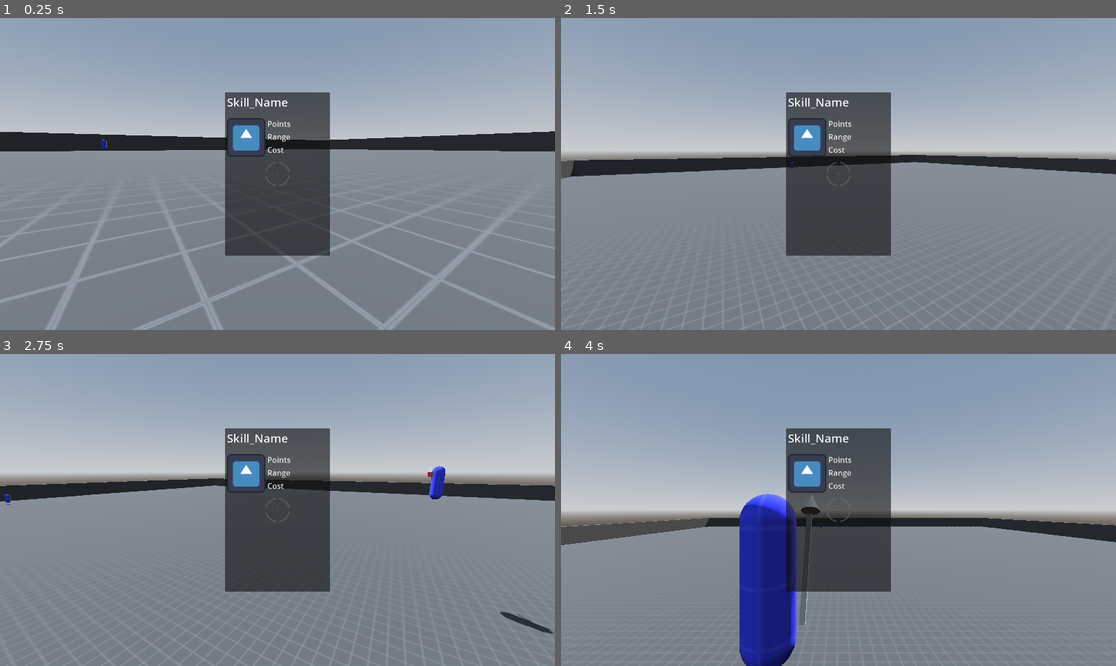
Above: before the commit, frames 1-4 (two rows, left to right).
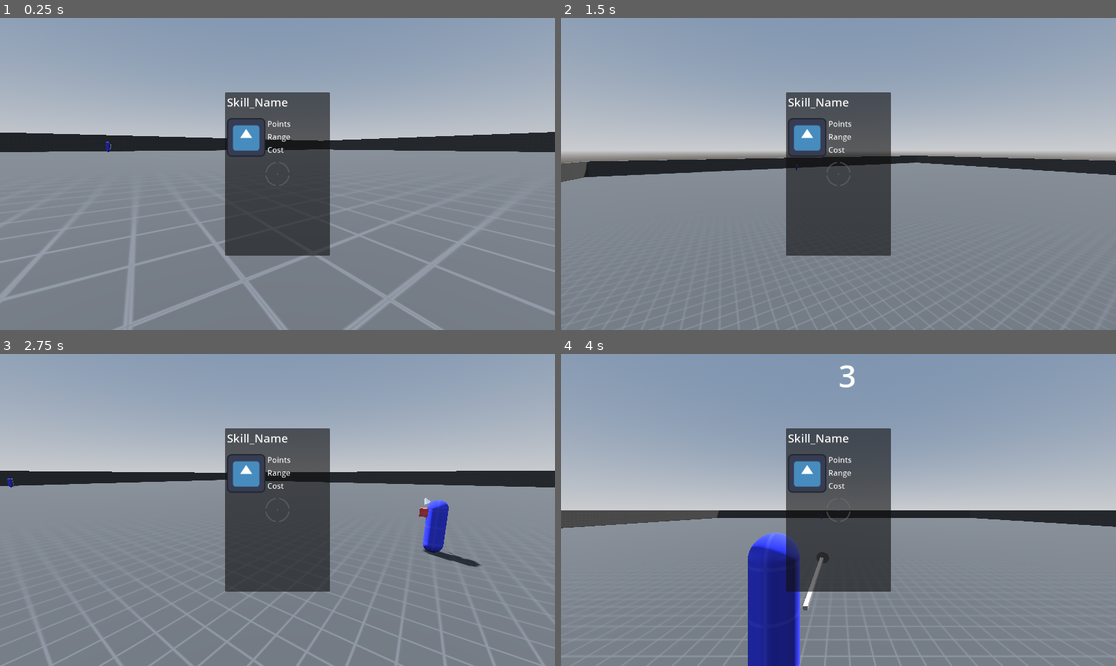
Above: after the commit, the same moments.

Repository: dragontail1616/MT-Battle_turn
Game: Godot game, scene res://Scenes/Systems/GameManager/game_manager.tscn
Two runs of this game, one before a commit and one after it. Both use one fixed random seed, a clock stepped at 60 frames per second and the inputs below. The engine's default icon, where the game draws it, is replaced by a stand-in: a white triangle on a blue panel in a dark square.
Inputs (mouse positions are in pixels of both pictures, inside the frame that each line leads up to):
- Up to frame 1 (0.25 s): no input
- Up to frame 2 (1.5 s): tap Enter (ui_accept) at 0.5 s; move the mouse to (866, 174) at 0.52 s; hold D (right_move) 0.53-1.28 s; hold E (interact) 0.53-1.28 s; tap W (front_move) at 0.6 s; click (866, 174) at 0.67 s; tap Space (jump) at 0.77, 1.07 s; move the mouse to (810, 174) at 1.27 s; hold S (back_move) from 1.28 s (still down); tap E (interact) at 1.35 s; click (810, 174) at 1.42 s
- Up to frame 3 (2.75 s): tap Space (jump) at 1.52, 1.82 s; tap Shift (sprint) at 1.55 s; move the mouse to (288, 503) at 2.02 s; release S (back_move) at 2.03 s; hold D (right_move) from 2.03 s (still down); hold Shift (sprint) from 2.03 s (still down); click (288, 503) at 2.17 s; tap Mouse wheel up (zoom_in) at 2.3 s
- Up to frame 4 (4 s): move the mouse to (832, 516) at 2.77 s; release Shift (sprint) at 2.78 s; tap Mouse wheel up (zoom_in) at 2.85 s; click (832, 516) at 2.92 s; tap Space (jump) at 3.02, 3.32, 3.77, 3.8 s; tap Mouse wheel down (zoom_out) at 3.05 s; move the mouse to (877, 513) at 3.52 s; release D (right_move) at 3.53 s; hold A (left_move) from 3.53 s (still down); hold Mouse wheel down (zoom_out) from 3.53 s (still down); click (877, 513) at 3.67 s

The runs differ from the first frame. In frame 1, 5.0% of the frame differs, in the area x 0-100%, y 36-100%; in frame 2, 0.8%; in frame 3, 8.3%; in frame 4, 9.4%, in the area x 0-100%, y 3-100%.
Error before the commit: Invalid access to property or key 'input_controller' on a base object of type 'CharacterBody3D (Character)'. (res://Scripts/StateMachine/States/movement_state.…

Commit message:
correccion de errores character

Diff:
--- a/Scenes/Mods/Character/ai_controller.gd
+++ b/Scenes/Mods/Character/ai_controller.gd
@@ -6,9 +6,7 @@
 @export var reaction_time: float = 1.2
 @export var error_angle: float = 5.0
 
-var i_frame: InputFrame
-
-func get_input_frame(event: InputEvent = null) -> InputFrame:
-	i_frame = InputFrame.new()
+func get_input_frame(_event: InputEvent = null) -> InputFrame:
+	var i_frame: InputFrame = InputFrame.new()
 
 	return i_frame
--- a/Scenes/Mods/Character/character.gd
+++ b/Scenes/Mods/Character/character.gd
@@ -1,44 +1,78 @@
 class_name Character
 extends CharacterBody3D
 
-signal character_active_changed(active: bool)
+signal character_actived()
+signal character_desactived()
 
 @export var skin: Node3D
 @export var animation: AnimationPlayer
-@export var status_effect_controller: StatusEffectController
+@export var camera_controller: CameraController
+@export var nav_agent: NavigationAgent3D
+
 
 var factor_speed: float = 1.0
 var factor_friction: float = 1.0
 var factor_jump_force: float = 1.0
 var factor_fall: float = 1.0
+var direction: Vector3 = Vector3.ZERO
+var input_controller: InputController
+var i_frame: InputFrame
+
+var team_name: String = ""
+var control_type: Constants.ControlType = Constants.ControlType.PLAYER
+
+var find_criteria: Callable = sort_by_short_distance
 
 var character_active: bool = false:
 	set(value):
+		await get_tree().physics_frame
+		Global.debug.add_debug_property(name + "active", value, 1)
+		if value:
+			character_actived.emit()
+		else:
+			character_desactived.emit()
+			velocity.x = 0.0
+			velocity.z = 0.0
 		character_active = value
-		character_active_changed.emit(value)
+
 
 func _ready() -> void:
-	pass
+	character_active = false
+	# esto lo define el game_manager en un futuro
+	if control_type == Constants.ControlType.PLAYER:
+		input_controller = PlayerController.new()
+	else:
+		input_controller = AIController.new()
+	input_controller.target = self
+	add_child(input_controller)
+
 	#animation.animation_started.connect(func(ani_name): print(ani_name))
 
 #func _input(event: InputEvent) -> void:
 	#if event.is_action_pressed("interact"):
 		#status_effect_controller.apply_status_effects(PropelledStatus.new(10))
 
-func contro_jump(jump_force: float, delta) -> void:
-	velocity.y = jump_force * delta * factor_jump_force
+func control_jump(jump_force: float, delta) -> void:
+	if is_on_floor():
+		velocity.y = jump_force * delta * factor_jump_force
 
 func control_gravity(delta: float) -> void:
-	var current_factor: float = 1.0 if not Input.is_action_pressed("jump") else factor_fall
+	i_frame = input_controller.get_input_frame()
+	var current_factor: float = 1.0 if i_frame.falling else factor_fall
+	##if not character_active or control_type == Constants.ControlType.NONE:
+		#current_factor = 1.0 if not Input.is_action_pressed("jump") else factor_fall
 	if not is_on_floor():
 		velocity += get_gravity() * delta * current_factor
 
 func control_direction(speed: float, acceleration: float, desacceleration: float, delta: float) -> void:
+	if not character_active or control_type == Constants.ControlType.NONE:
+		return
 
-	var input_dir : = Input.get_vector("left_move", "right_move", "front_move", "back_move")
-	var direction : = (transform.basis * Vector3(input_dir.x, 0, input_dir.y)).normalized()
+	i_frame = input_controller.get_input_frame()
+	var input_dir: Vector2 = i_frame.direction
+	direction = (transform.basis * Vector3(input_dir.x, 0, input_dir.y)).normalized()
 
-	if direction and character_active:
+	if direction:
 		velocity.x = move_toward(velocity.x, direction.x * speed * factor_speed, acceleration * delta * factor_friction)
 		velocity.z = move_toward(velocity.z, direction.z * speed * factor_speed, acceleration * delta * factor_friction)
 	else:
@@ -48,6 +82,16 @@
 func control_movement() -> void:
 	move_and_slide()
 
-func disable_character() -> void:
-	if character_active:
-		character_active = false
+func find_next_enemy(sort_type: Callable) -> Character:
+	var char_list: Array[Node] = get_tree().get_nodes_in_group("character")
+	var enemies: Array[Character] = []
+	for c in char_list:
+		# se queda comentada el if del equipo  'or c.team_name == self.team_name'
+		if c == self:
+			continue
+		enemies.append(c)
+	enemies.sort_custom(sort_type)
+	return enemies.front() if not enemies.is_empty() else null
+
+func sort_by_short_distance(a, b) -> bool:
+	return global_position.distance_to(a.global_position) < global_position.distance_to(b.global_position)
--- a/Scenes/Mods/Character/character.tscn
+++ b/Scenes/Mods/Character/character.tscn
@@ -10,14 +10,14 @@
 [ext_resource type="Script" uid="uid://c8854cgn6dvft" path="res://addons/shaker/data/Vector3/ShakerPreset3D.gd" id="8_0j2t0"]
 [ext_resource type="Script" uid="uid://u4aan3agipj6" path="res://Scripts/Skills/skill_controller.gd" id="9_dr75e"]
 [ext_resource type="PackedScene" uid="uid://c3nx52yqmptvn" path="res://Scenes/Skill/Projectiles/stone_cannon.tscn" id="10_ivern"]
-[ext_resource type="Script" uid="uid://tjy8xf3m8n5h" path="res://Scripts/State_Machine/state_machine.gd" id="13_8c0aa"]
+[ext_resource type="Script" uid="uid://tjy8xf3m8n5h" path="res://Scripts/StateMachine/state_machine.gd" id="13_8c0aa"]
 [ext_resource type="Script" uid="uid://cqbh8xw5lueys" path="res://Scripts/Health/health_component.gd" id="13_kevck"]
-[ext_resource type="Script" uid="uid://c75hpqnmqqf6k" path="res://Scripts/State_Machine/States/idle_state.gd" id="14_53fyd"]
+[ext_resource type="Script" uid="uid://c75hpqnmqqf6k" path="res://Scripts/StateMachine/States/idle_state.gd" id="14_53fyd"]
 [ext_resource type="Script" uid="uid://siruccj8c8ee" path="res://Scripts/Status/status_effect_controller.gd" id="14_ivern"]
-[ext_resource type="Script" uid="uid://dk1mwy2t87563" path="res://Scripts/State_Machine/States/move_state.gd" id="15_r6v7k"]
-[ext_resource type="Script" uid="uid://ciqenq13e5s40" path="res://Scripts/State_Machine/States/run_state.gd" id="16_ldtkp"]
-[ext_resource type="Script" uid="uid://cf02b07c4xawq" path="res://Scripts/State_Machine/States/jump_state.gd" id="17_htmji"]
-[ext_resource type="Script" uid="uid://crq1dpy73kffu" path="res://Scripts/State_Machine/States/fall_state.gd" id="18_mcdxo"]
+[ext_resource type="Script" uid="uid://dk1mwy2t87563" path="res://Scripts/StateMachine/States/run_state.gd" id="15_r6v7k"]
+[ext_resource type="Script" uid="uid://ciqenq13e5s40" path="res://Scripts/StateMachine/States/sprint_state.gd" id="16_ldtkp"]
+[ext_resource type="Script" uid="uid://cf02b07c4xawq" path="res://Scripts/StateMachine/States/jump_state.gd" id="17_htmji"]
+[ext_resource type="Script" uid="uid://crq1dpy73kffu" path="res://Scripts/StateMachine/States/fall_state.gd" id="18_mcdxo"]
 [ext_resource type="Script" uid="uid://ch6bersmjcaf1" path="res://Scripts/Health/hurt_box.gd" id="20_44t5a"]
 
 [sub_resource type="CapsuleShape3D" id="CapsuleShape3D_wbs0u"]
@@ -313,7 +313,7 @@
 script = ExtResource("13_kevck")
 metadata/_custom_type_script = "uid://cqbh8xw5lueys"
 
-[node name="StatusEffectController" type="Node" parent="." node_paths=PackedStringArray("target")]
+[node name="StatusController" type="Node" parent="." node_paths=PackedStringArray("target")]
 script = ExtResource("14_ivern")
 target = NodePath("..")
 metadata/_custom_type_script = "uid://siruccj8c8ee"
--- /dev/null
+++ b/Scenes/Mods/Character/input_controller.gd
@@ -0,0 +1,6 @@
+@abstract class_name InputController
+extends Node
+
+var target: Character
+
+@abstract func get_input_frame(event: InputEvent = null) -> InputFrame
--- /dev/null
+++ b/Scenes/Mods/Character/player_controller.gd
@@ -0,0 +1,26 @@
+class_name PlayerController
+extends InputController
+
+func get_input_frame(event: InputEvent = null) -> InputFrame:
+	var i_frame: InputFrame = InputFrame.new()
+	if not target.character_active:
+		return i_frame
+
+	i_frame.direction = Input.get_vector("left_move", "right_move", "front_move", "back_move")
+	i_frame.jump = Input.is_action_pressed("jump")
+	i_frame.sprint = Input.is_action_pressed("sprint")
+	i_frame.channeling = Input.is_action_pressed("skill")
+
+	if event:
+		i_frame.inventory = event.is_action_pressed("inventory")
+		i_frame.interact = event.is_action_pressed("interact")
+		i_frame.zoom_out = event.is_action_pressed("zoom_out")
+		i_frame.falling = not event.is_action_pressed("jump")
+		i_frame.zoom_in = event.is_action_pressed("zoom_in")
+		i_frame.power = event.is_action_released("skill")
+		i_frame.pause = event.is_action_pressed("pause")
+
+		if event is InputEventMouseMotion:
+			i_frame.mouse_move = event.relative
+
+	return i_frame
--- a/Scenes/Systems/GameManager/game_manager.gd
+++ b/Scenes/Systems/GameManager/game_manager.gd
@@ -107,8 +107,8 @@
 	if tween_interval:
 		tween_interval.kill()
 	tween_interval = create_tween()
-	var shot_amount = Utils.random_int(3, 5)
-	for _i in range(1):
+	var camera_shot_amount = Utils.random_int(1, 1)
+	for _i in range(camera_shot_amount):
 		var ran_dur = Utils.random_float(1.8, 2.2)
 		var ran_int = Utils.random_float(1.6, 2.0)
 		var spawn_pos: Vector3 = spawn_list.pick_random().global_position + Vector3.UP * 6
@@ -147,3 +147,4 @@
 
 func _on_turn_ended(character: Character, no_turn: int, team_name: String) -> void:
 	prints("Character", character.name, "form team", team_name, "end the turn", no_turn)
+	character.character_active = false
--- a/Scripts/Camera/camera_controller.gd
+++ b/Scripts/Camera/camera_controller.gd
@@ -37,7 +37,8 @@
 	state_machine.state_changed.connect(camera_state)
 	sprint_arm.spring_length = default_zoom
 	current_zoom = default_zoom
-	character.character_active_changed.connect(func (a: bool): camera.current = a)
+	character.character_actived.connect(func(): camera.current = true)
+	character.character_desactived.connect(func(): camera.current = false)
 
 func _input(event: InputEvent) -> void:
 	if not camera.current:
--- a/Scripts/Classes/input_frame.gd
+++ b/Scripts/Classes/input_frame.gd
@@ -1,15 +1,15 @@
 class_name InputFrame
 extends RefCounted
 
-var direction: Vector2
-var mouse_move: Vector2
-var zoom_in: bool
-var zoom_out: bool
-var jump: bool
-var channeling: float
-var falling: bool
-var sprint: bool
-var interact:bool
-var inventory: bool
-var pause:bool
-var power: float
+var direction: Vector2 = Vector2.ZERO
+var mouse_move: Vector2 = Vector2.ZERO
+var zoom_in: bool = false
+var zoom_out: bool = false
+var jump: bool = false
+var channeling: float = false
+var falling: bool = false
+var sprint: bool = false
+var interact:bool = false
+var inventory: bool = false
+var pause:bool = false
+var power: float = false
--- a/Scripts/StateMachine/States/movement_state.gd
+++ b/Scripts/StateMachine/States/movement_state.gd
@@ -49,6 +49,7 @@
 		return
 
 	i_frame = target.input_controller.get_input_frame()
+	#esta condicion y el channeling son momentaneos hasta que se arme el animationtree
 	_is_channeling = i_frame.channeling
 	_current_speed = holding_speed if _is_channeling else state_speed
 
--- a/Scripts/StateMachine/States/run_state.gd
+++ b/Scripts/StateMachine/States/run_state.gd
@@ -1,14 +1,12 @@
-class_name SprintState
+class_name RunState
 extends MovementState
+
 
 func enter() -> void:
 	super.enter()
 
 func input(event: InputEvent) -> void:
 	super.input(event)
-	if not i_frame.sprint:
-		change_next_state.emit("runstate")
-
 
 func update_process(_delta: float) -> void:
 	pass
@@ -22,6 +20,9 @@
 	if i_frame.jump and target.is_on_floor():
 		change_next_state.emit("jumpstate")
 
+	if i_frame.sprint:
+		change_next_state.emit("sprintstate")
+
 	if target.velocity.y > 0.0:
 		change_next_state.emit("fallstate")
 
--- a/Scripts/StateMachine/States/move_state.gd
+++ b/Scripts/StateMachine/States/sprint_state.gd
@@ -1,12 +1,14 @@
-class_name RunState
+class_name SprintState
 extends MovementState
-
 
 func enter() -> void:
 	super.enter()
 
 func input(event: InputEvent) -> void:
 	super.input(event)
+	if not i_frame.sprint:
+		change_next_state.emit("runstate")
+
 
 func update_process(_delta: float) -> void:
 	pass
@@ -20,9 +22,6 @@
 	if i_frame.jump and target.is_on_floor():
 		change_next_state.emit("jumpstate")
 
-	if i_frame.sprint:
-		change_next_state.emit("sprintstate")
-
 	if target.velocity.y > 0.0:
 		change_next_state.emit("fallstate")
 
--- a/Scripts/StateMachine/state_machine.gd
+++ b/Scripts/StateMachine/state_machine.gd
@@ -52,6 +52,9 @@
 		Utils.debug_print("State doesn't exist:", name_next_state)
 		return
 
+	if _current_state.name == name_next_state:
+		return
+
 	var prev_state: State = _current_state
 	var new_state: State = states.get(name_next_state.to_lower())
 	_current_state.exit()
--- a/Scripts/Status/status_effect_controller.gd
+++ b/Scripts/Status/status_effect_controller.gd
@@ -1,4 +1,4 @@
-class_name StatusEffectController
+class_name StatusController
 extends Node
 
 @export var target: Character
--- a/project.godot
+++ b/project.godot
@@ -20,13 +20,11 @@
 Shaker="*res://addons/shaker/src/Shaker.gd"
 Popups="*res://Scenes/UI/HUD/Inventary/popups.tscn"
 GameRule="*res://Scripts/Globals/game_rule.gd"
-BeehaveGlobalMetrics="*res://addons/beehave/metrics/beehave_global_metrics.gd"
-BeehaveGlobalDebugger="*res://addons/beehave/debug/global_debugger.gd"
 Global="*res://Scripts/Globals/global.gd"
 
 [editor_plugins]
 
-enabled=PackedStringArray("res://addons/beehave/plugin.cfg", "res://addons/script-tabs/plugin.cfg", "res://addons/shaker/plugin.cfg")
+enabled=PackedStringArray("res://addons/script-tabs/plugin.cfg", "res://addons/shaker/plugin.cfg")
 
 [file_customization]
 
Not shown, added: Scenes/Mods/Character/ai_controller.gd.uid
Not shown, added: Scenes/Mods/Character/input_controller.gd.uid
Not shown, added: Scenes/Mods/Character/player_controller.gd.uid
Not shown, removed: Scripts/StateMachine/States/move_state.gd.uid
Not shown, added: Scripts/StateMachine/States/sprint_state.gd.uid
